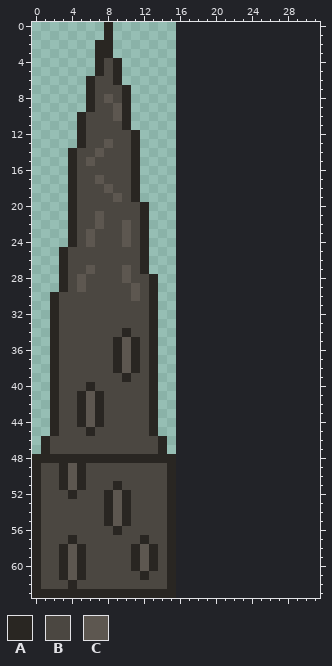
Pixel-art file, stored at assets/aseprite/cave.aseprite. That is the earlier state.
16x64 pixels, 1 frame. The old version is drawn lined up with the new one, on the new canvas.
Palette (. is transparent): A #292622  B #4b4741  C #5d5750
Pixels before, first column x 0:
 0 ........A.......
 1 ........A.......
 2 .......AA.......
 3 .......AA.......
 4 .......ABA......
 5 .......ABA......
 6 ......ABBA......
 7 ......ABBBA.....
 8 ......ABCBA.....
 9 ......ABBCA.....
10 .....ABBBCA.....
11 .....ABBBBA.....
12 .....ABBBBBA....
13 .....ABBCBBA....
14 ....ABBCBBBA....
15 ....ABCBBBBA....
16 ....ABBBBBBA....
17 ....ABBCBBBA....
18 ....ABBBCBBA....
19 ....ABBBBCBA....
20 ....ABBBBBBBA...
21 ....ABBCBBBBA...
22 ....ABBCBBCBA...
23 ....ABCBBBCBA...
24 ....ABCBBBCBA...
25 ...ABBBBBBBBA...
26 ...ABBBBBBBBA...
27 ...ABBCBBBCBA...
28 ...ABCBBBBCBBA..
29 ...ABCBBBBBCBA..
30 ..ABBBBBBBBCBA..
31 ..ABBBBBBBBBBA..
32 ..ABBBBBBBBBBA..
33 ..ABBBBBBBBBBA..
34 ..ABBBBBBBABBA..
35 ..ABBBBBBACABA..
36 ..ABBBBBBACABA..
37 ..ABBBBBBACABA..
38 ..ABBBBBBACABA..
39 ..ABBBBBBBABBA..
40 ..ABBBABBBBBBA..
41 ..ABBACABBBBBA..
42 ..ABBACABBBBBA..
43 ..ABBACABBBBBA..
44 ..ABBACABBBBBA..
45 ..ABBBABBBBBBA..
46 .ABBBBBBBBBBBBA.
47 .ABBBBBBBBBBBBA.
48 AAAAAAAAAAAAAAAA
49 ABBACABBBBBBBBBA
50 ABBACABBBBBBBBBA
51 ABBACABBBABBBBBA
52 ABBBABBBACABBBBA
53 ABBBBBBBACABBBBA
54 ABBBBBBBACABBBBA
55 ABBBBBBBACABBBBA
56 ABBBBBBBBABBBBBA
57 ABBBABBBBBBBABBA
58 ABBACABBBBBACABA
59 ABBACABBBBBACABA
60 ABBACABBBBBACABA
61 ABBACABBBBBBABBA
62 ABBBABBBBBBBBBBA
63 AAAAAAAAAAAAAAAA
Now the later version:
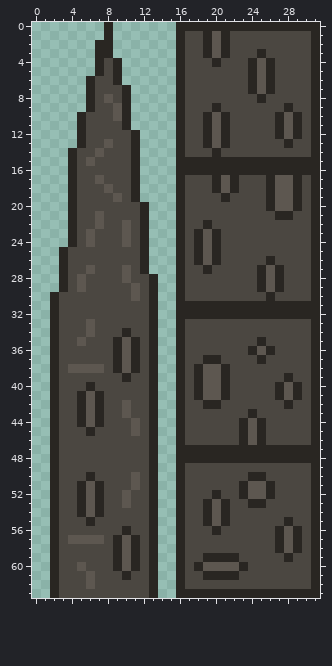
Changes in this commit:
canvas 16x64 -> 32x64
Changed rows in their new state; - is an unchanged pixel.
first column x 0:
 0 ----------------AAAAAAAAAAAAAAAA
 1 ----------------ABBACABBBBBBBBBA
 2 ----------------ABBACABBBBBBBBBA
 3 ----------------ABBACABBBABBBBBA
 4 ----------------ABBBABBBACABBBBA
 5 ----------------ABBBBBBBACABBBBA
 6 ----------------ABBBBBBBACABBBBA
 7 ----------------ABBBBBBBACABBBBA
 8 ----------------ABBBBBBBBABBBBBA
 9 ----------------ABBBABBBBBBBABBA
10 ----------------ABBACABBBBBACABA
11 ----------------ABBACABBBBBACABA
12 ----------------ABBACABBBBBACABA
13 ----------------ABBACABBBBBBABBA
14 ----------------ABBBABBBBBBBBBBA
15 ----------------AAAAAAAAAAAAAAAA
16 ----------------AAAAAAAAAAAAAAAA
17 ----------------ABBBACABBBACCABA
18 ----------------ABBBACABBBACCABA
19 ----------------ABBBBABBBBACCABA
20 ----------------ABBBBBBBBBACCABA
21 ----------------ABBBBBBBBBBAABBA
22 ----------------ABBABBBBBBBBBBBA
23 ----------------ABACABBBBBBBBBBA
24 ----------------ABACABBBBBBBBBBA
25 ----------------ABACABBBBBBBBBBA
26 ----------------ABACABBBBBABBBBA
27 ----------------ABBABBBBBACABBBA
28 ----------------ABBBBBBBBACABBBA
29 ----------------ABBBBBBBBACABBBA
30 ----------------ABBBBBBBBBABBBBA
31 ----------------AAAAAAAAAAAAAAAA
32 ----------------AAAAAAAAAAAAAAAA
33 ------C---------ABBBBBBBBBBBBBBA
34 ------C---------ABBBBBBBBBBBBBBA
35 -----C----------ABBBBBBBBABBBBBA
36 ----------------ABBBBBBBACABBBBA
37 ----------------ABBAABBBBABBBBBA
38 ----CCCC--------ABACCABBBBBBBBBA
39 ----------------ABACCABBBBBBABBA
40 ----------------ABACCABBBBBACABA
41 ----------------ABACCABBBBBACABA
42 ----------C-----ABBAABBBBBBBABBA
43 ----------C-----ABBBBBBBABBBBBBA
44 -----------C----ABBBBBBACABBBBBA
45 -----------C----ABBBBBBACABBBBBA
46 -.A----------A.-ABBBBBBACABBBBBA
47 -.A----------A.-AAAAAAAAAAAAAAAA
48 ..-BBBBBBBBBB-..AAAAAAAAAAAAAAAA
49 ..ABBB-------A..ABBBBBBBBBBBBBBA
50 ..ABBBA----C-A..ABBBBBBBAABBBBBA
51 ..ABB-CA-B-C-A..ABBBBBBACCABBBBA
52 ..A-BACABBC--A..ABBBABBACCABBBBA
53 ..A--ACABBC--A..ABBACABBAABBBBBA
54 ..A--ACABBB--A..ABBACABBBBBBBBBA
55 ..A---A-BBB--A..ABBACABBBBBBABBA
56 ..A------BA--A..ABBBABBBBBBACABA
57 ..A-CCCC-ACABA..ABBBBBBBBBBACABA
58 ..ABBB---AC-B-..ABBBBBBBBBBACABA
59 ..ABBB---AC-B-..ABBAAAABBBBBABBA
60 ..ABBC---AC-B-..ABACCCCABBBBBBBA
61 ..ABBBC---A-BA..ABBAAAABBBBBBBBA
62 ..A-B-C------A..ABBBBBBBBBBBBBBA
63 ..-BBBBBBBBBB-..AAAAAAAAAAAAAAAA
